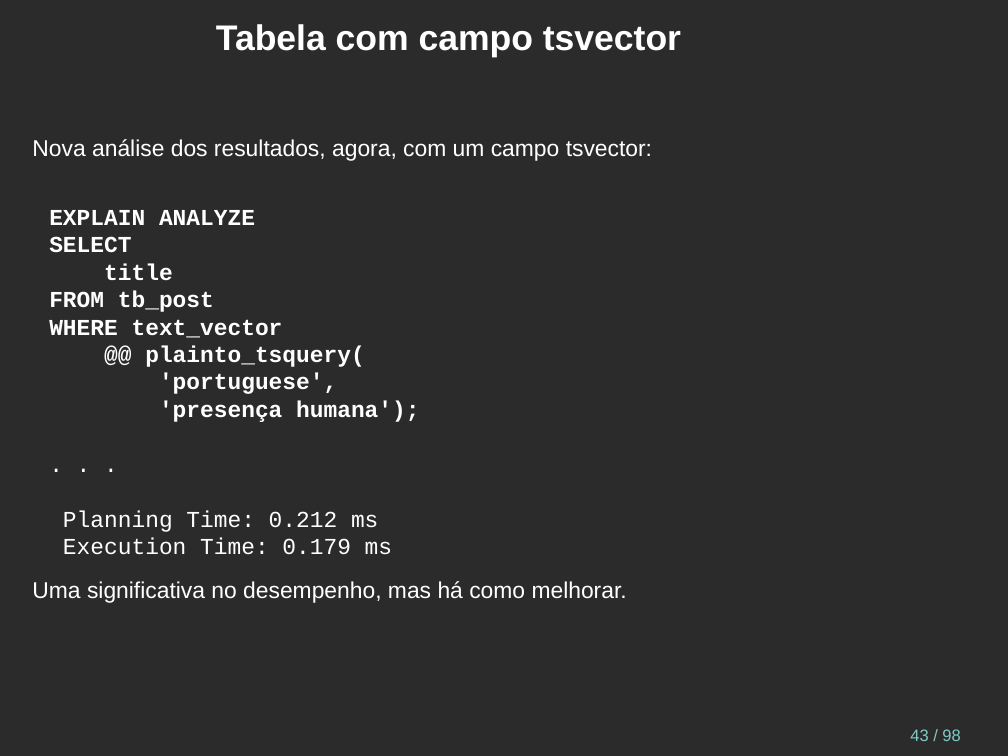
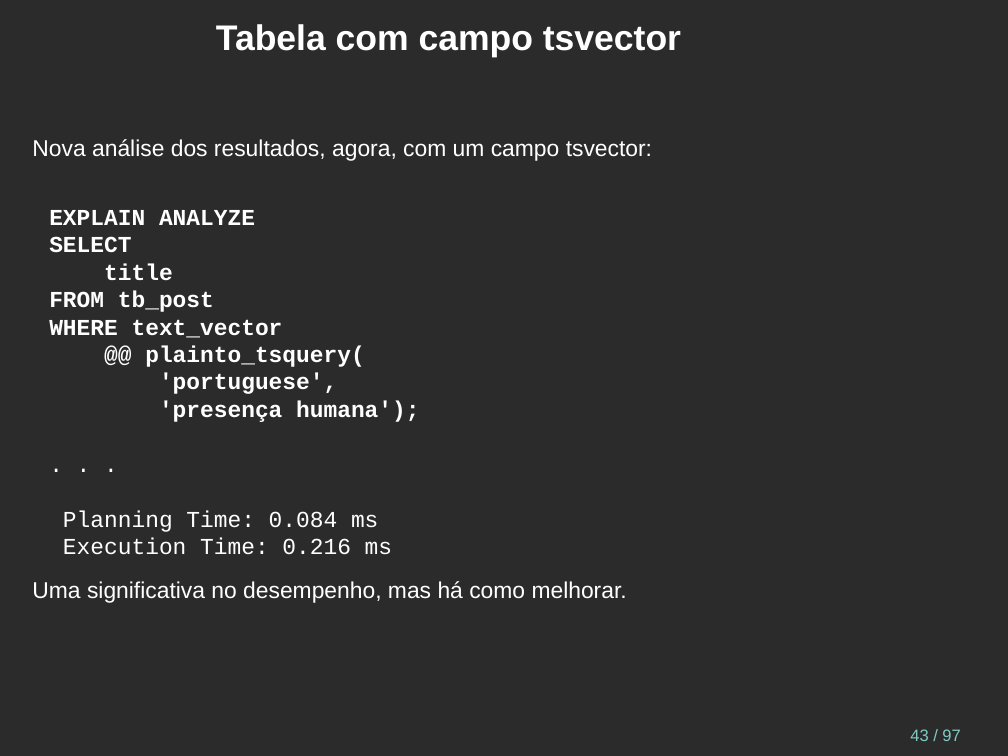
Before and after one commit to juliano777/db_fts, a slide deck: slide 43 of fts_pt-br.odp. Drawn at 1008x756 pixels with LibreOffice and Linux fonts; fonts in the diff are those of the drawing; background and template pictures are left out; a plain dark background stands for a picture behind light text. Boxes give left, top, right and bottom in pixels: in the first picture for what was removed or moved away, otherwise in the second. Text is boxed around its words. In the diff, an @@ line names an element or a change of style, - is before the commit and + after.

```diff
--- a/fts_pt-br.odp
+++ b/fts_pt-br.odp
@@ text at bbox=[63, 510, 392, 555]: text changed @@
-Planning Time: 0.212 ms
-Execution Time: 0.179 ms
+Planning Time: 0.084 ms
+Execution Time: 0.216 ms
@@ page number at bbox=[910, 729, 960, 741]: text changed @@
-43 / 98
+43 / 97
```
Also in this commit, not shown: 3 other slides changed, 1 slide removed, 6 other files.
